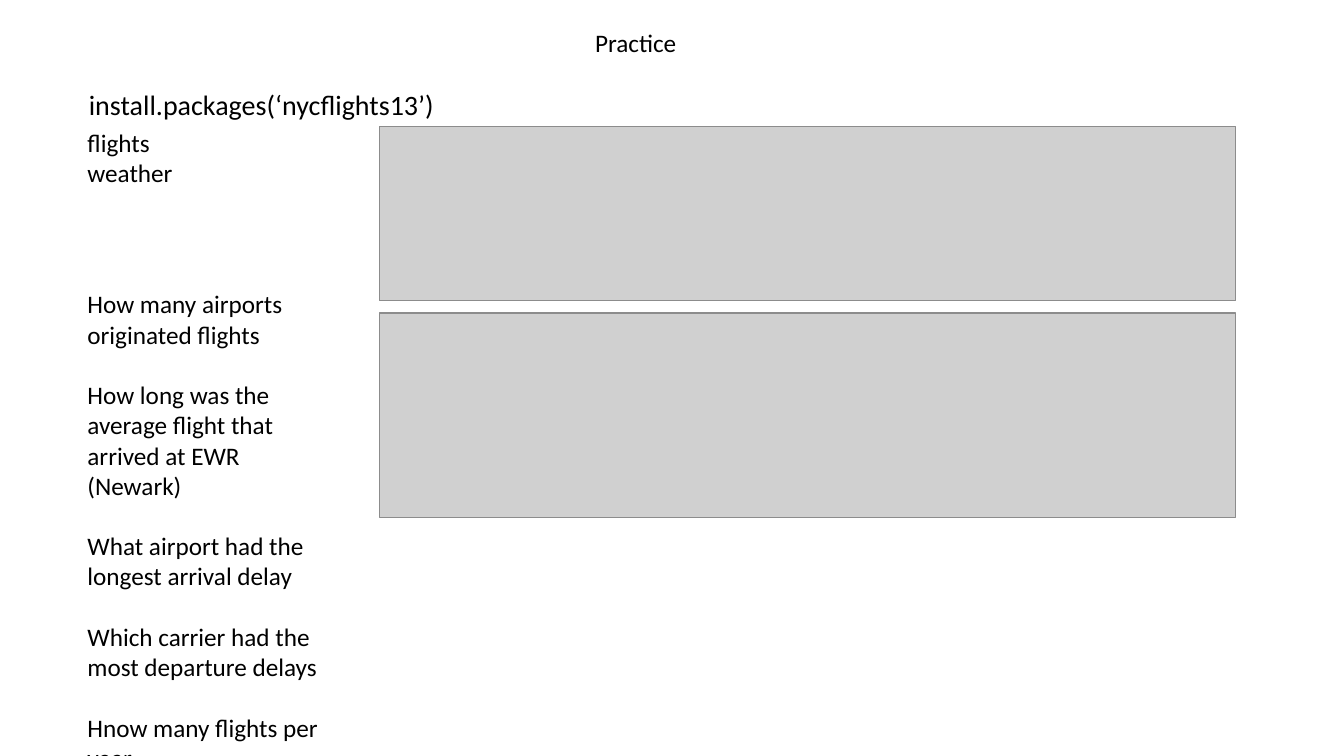
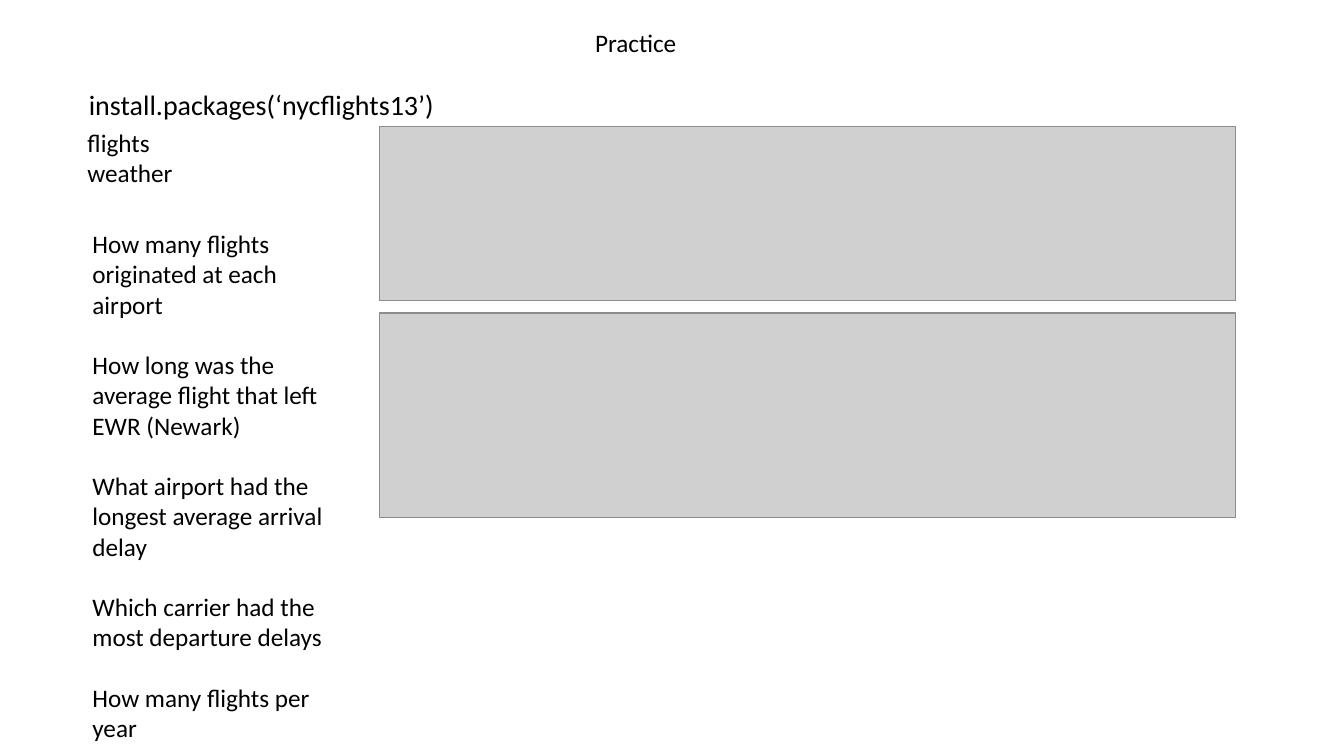
Before and after one commit to jraab/GNET749_RNAseq, a slide deck: slide 3 of lectures/2023_RNAseq_Class2.pptx. Drawn at 1344x756 pixels with LibreOffice and Linux fonts; fonts in the diff are those of the drawing; grey boxes stand for pictures. Boxes give left, top, right and bottom in pixels: in the first picture for what was removed or moved away, otherwise in the second. Text is boxed around its words. In the diff, an @@ line names an element or a change of style, - is before the commit and + after.

Commit message:
updates for lecture 2

```diff
--- a/lectures/2023_RNAseq_Class2.pptx
+++ b/lectures/2023_RNAseq_Class2.pptx
@@ text "How many flights originated at ...": place and size @@
-text "How many flights originated at ..." at <box>87,295,318,742</box>
+text "How many flights originated at ..." at <box>92,235,322,741</box>
@@ text at <box>92,235,322,560</box>: text changed @@
-How many airports originated flights
-How long was the average flight that arrived at EWR (Newark)
-What airport had the longest arrival delay
+How many flights originated at each airport
+How long was the average flight that left EWR (Newark)
+What airport had the longest average arrival delay
@@ text at <box>92,689,310,741</box>: text changed @@
-Hnow many flights per year
+How many flights per year
```
Also in this commit, not shown: 5 other slides changed, 11 slides added, 3 slides removed, 2 other files.
